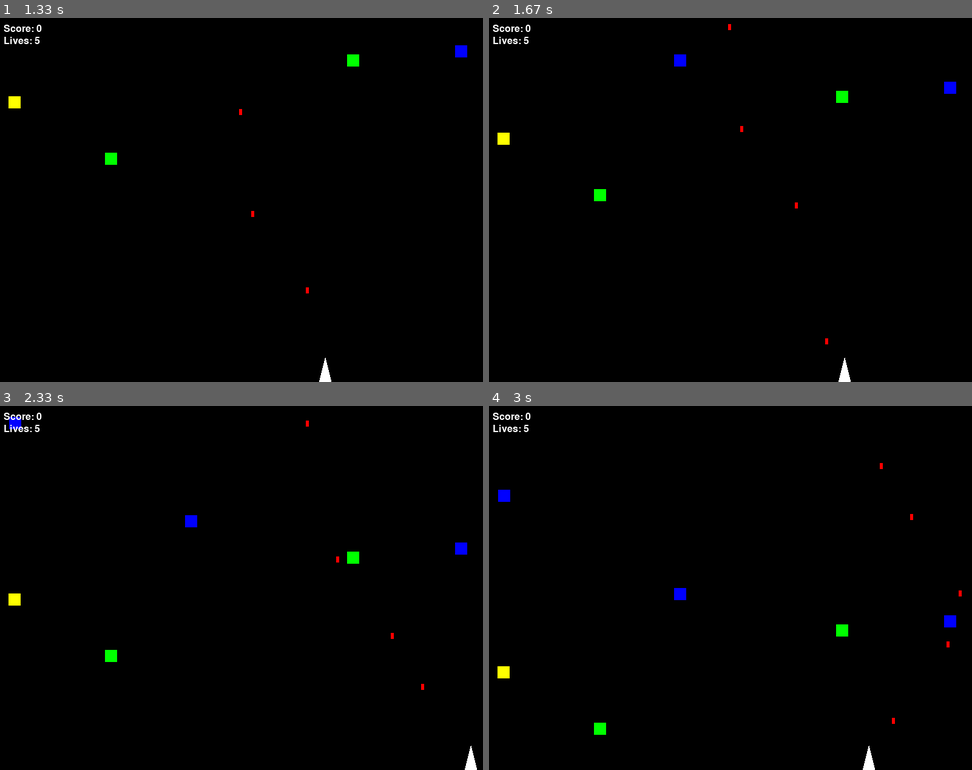
Above: before the commit, frames 1-4 (two rows, left to right).
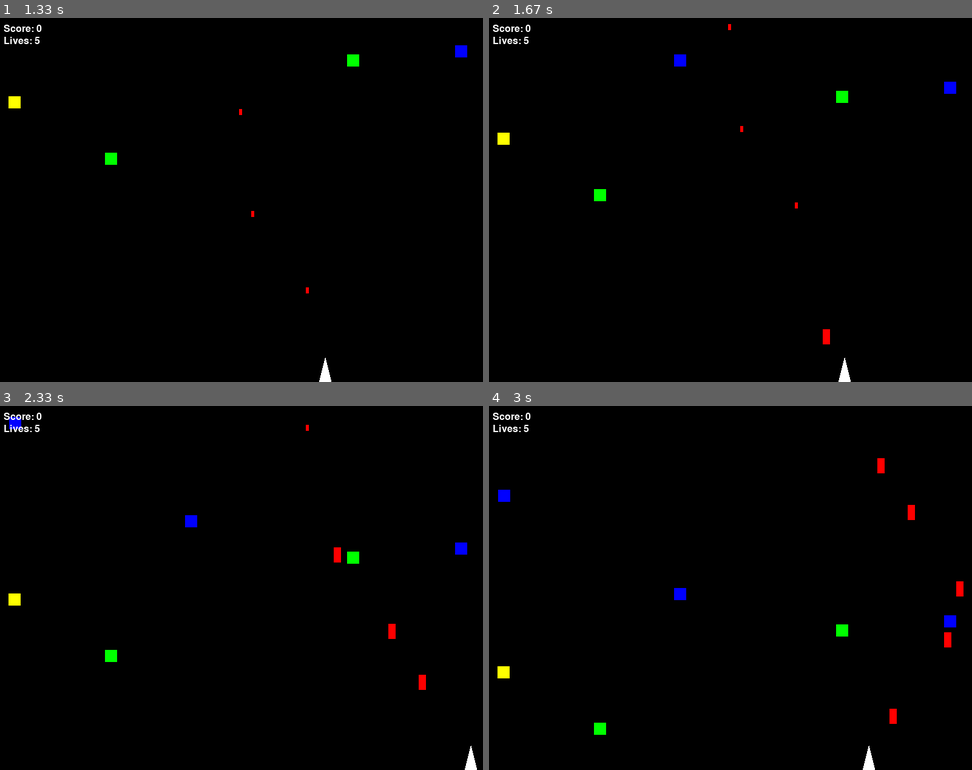
Above: after the commit, the same moments.

Repository: MatArmndo/AI_Project_12
Game: pygame game, started from Pygame/game.py
Two runs of this game, one before a commit and one after it. Both use one fixed random seed, a clock stepped at 60 frames per second and the inputs below.
Inputs:
- Up to frame 1 (1.33 s): tap Space at 0.33, 0.73, 1.03 s; hold 1 0.67-1.13 s; hold Right 0.67-1.13 s; tap 1 at 1.17 s
- Up to frame 2 (1.67 s): hold Right from 1.5 s (still down); tap Space at 1.57 s
- Up to frame 3 (2.33 s): tap Space at 1.87, 2.07 s; release Right at 1.97 s; hold Right from 2 s (still down)
- Up to frame 4 (3 s): tap Space at 2.37, 2.57, 2.87 s; release Right at 2.47 s; hold Left from 2.5 s (still down)

Frame 1 is identical in both runs. In frame 2, less than 0.1% of the frame differs, in the area x 69-71%, y 85-90%; in frame 3, 0.2%; in frame 4, 0.3%, in the area x 80-99%, y 14-88%.

Commit message:
3/4 Uprades. Only one left

Diff:
--- /dev/null
+++ b/DT/DT.Training.py
@@ -0,0 +1,47 @@
+import tensorflow as tf
+from sklearn.model_selection import train_test_split
+import json
+import numpy as np
+import matplotlib.pyplot as plt
+import sklearn.tree
+from sklearn.metrics import accuracy_score, confusion_matrix
+import seaborn as sns
+
+
+# Load and combine MNIST dataset
+
+# Load the JSON file
+with open("../TSP/all_frames.json", 'r') as file:
+    data = json.load(file)
+
+# Extract features (x) and labels (y) from the JSON data
+x = np.array([line["frame"] for line in data])
+y = np.array([int(line["label"]) for line in data])
+
+# Split the data into training and testing sets
+x_train, x_test, y_train, y_test = train_test_split(x, y, test_size=0.2, random_state=42)
+
+# Reshape the data for Decision Tree
+x_train_flat = x_train.reshape(x_train.shape[0], -1)
+x_test_flat = x_test.reshape(x_test.shape[0], -1)
+
+# Build your Decision Tree model here
+decision_tree_model = sklearn.tree.DecisionTreeClassifier(max_depth=5, min_samples_split=2)
+decision_tree_model.fit(x_train_flat, y_train)
+
+
+# Evaluate the model
+y_pred = decision_tree_model.predict(x_test_flat)
+accuracy = accuracy_score(y_test, y_pred)
+conf_matrix = confusion_matrix(y_test, y_pred)
+
+# Print accuracy
+print("Accuracy:", accuracy)
+
+# Plot Confusion Matrix
+plt.figure(figsize=(8, 6))
+sns.heatmap(conf_matrix, annot=True, fmt="d")
+plt.xlabel("Predicted")
+plt.ylabel("True")
+plt.title('Confusion Matrix for Decision Tree')
+plt.show()
--- a/Pygame/bullet.py
+++ b/Pygame/bullet.py
@@ -1,16 +1,50 @@
 import pygame
+import math
+
 
 class Bullet:
     def __init__(self, x, y, width, height, speed, color):
         self.rect = pygame.Rect(x - width // 2, y - height, width, height)
         self.speed = speed
         self.color = color
+        self.laser_active = False
+        self.remove = False  # Flag to indicate if the bullet should be removed
+        self.laser_start_time = 0
+        self.laser_duration = 300
+        self.laser_end_y = 0
 
     def move(self):
-        self.rect.y -= self.speed
+
+        if not self.laser_active:
+            self.rect.y -= self.speed
+            self.laser_active = False
+        else:
+            self.rect.y = self.laser_end_y
+            if pygame.time.get_ticks() - self.laser_start_time >= self.laser_duration:
+                self.laser_active = False
+        if self.rect.y < 0:
+            self.remove = True  # Set the flag to True if the bullet has left the screen
 
     def draw(self, screen):
-        pygame.draw.rect(screen, self.color, self.rect)
+        if not self.laser_active:
+            pygame.draw.rect(screen, self.color, self.rect)
+        else:
+            pygame.draw.line(screen, self.color,
+                             (self.rect.x + self.rect.width // 2, 0),
+                             (self.rect.x, 601), 5)
 
     def change_color(self, color):
         self.color = color
+
+    def apply_upgrade(self, upgrade_type, bullet_size_multiplier=None, bullet_speed_multiplier=None,
+                      apply_to_current=False):
+        if upgrade_type == "RED":
+            bullet_size_multiplier[self.color] = 2.5
+        elif upgrade_type == "GREEN":
+            None
+        elif upgrade_type == "BLUE" and apply_to_current:
+            self.laser_active = True
+            self.laser_start_time = pygame.time.get_ticks()  # Start tracking laser activation time
+        elif upgrade_type == "YELLOW":
+            bullet_speed_multiplier[self.color] = 5
+        print(self.laser_active)
--- a/Pygame/game.py
+++ b/Pygame/game.py
@@ -1,9 +1,10 @@
 import pygame
 import sys
 import random
+
 from player import Player
+from enemy import Enemy
 from bullet import Bullet
-from enemy import Enemy
 
 # Set up the screen dimensions
 WIDTH, HEIGHT = 800, 600
@@ -18,14 +19,26 @@
 BLUE = (0, 0, 255)
 YELLOW = (255, 255, 0)
 
+# Bullet variables
+bullet_width = 5
+bullet_height = 10
+bullet_speed = 7
+key_press_count = {pygame.K_1: 0, pygame.K_2: 0, pygame.K_3: 0, pygame.K_4: 0}  # Track key presses
+power_up_activated = {RED: False, GREEN: False, BLUE: False,
+                      YELLOW: False}  # Define boolean variables to track whether each power-up has been activated
+bullet_size_multiplier = {RED: 1, GREEN: 1, BLUE: 1, YELLOW: 1}  # Multipliers for bullet sizes
+bullet_speed_multiplier = {RED: 1, GREEN: 1, BLUE: 1, YELLOW: 1}  # Multipliers for bullet speed
+
 # Initialize Pygame
 pygame.init()
+
 
 # Function to create enemies
 def create_enemy(enemies, screen_width):
     if random.randint(1, 100) < 5:
         enemy_color = random.choice([RED, GREEN, BLUE, YELLOW])
         enemies.append(Enemy(20, 20, 3, enemy_color, screen_width))
+
 
 # Main game loop
 def main():
@@ -44,11 +57,37 @@
                 running = False
 
             if event.type == pygame.KEYDOWN:
+                bullet_color = [RED, GREEN, BLUE, YELLOW][current_bullet_color_index]
+                bullet_width_scaled = bullet_width * bullet_size_multiplier[bullet_color]
+                bullet_height_scaled = bullet_height * bullet_size_multiplier[bullet_color]
+                bullet_speed_scaled = bullet_speed * bullet_speed_multiplier[bullet_color]
+
                 if event.key == pygame.K_SPACE and player.lives > 0:
-                    bullet_color = [RED, GREEN, BLUE, YELLOW][current_bullet_color_index]
-                    bullets.append(Bullet(player.x, player.y, 5, 10, 7, bullet_color))
+                    bullets.append((Bullet(player.x, player.y, bullet_width_scaled, bullet_height_scaled,
+                                           bullet_speed_scaled, bullet_color)))
                 elif pygame.K_1 <= event.key <= pygame.K_4:
+                    key_press_count[event.key] += 1  # Increment key press count
                     current_bullet_color_index = event.key - pygame.K_1
+                    if key_press_count[event.key] == 2:
+                        upgrade_type = None
+                        if bullet_color == RED:
+                            upgrade_type = "RED"
+                        elif bullet_color == YELLOW:
+                            upgrade_type = "YELLOW"
+                        elif bullet_color == BLUE:
+                            upgrade_type = "BLUE"
+                            bullet.apply_upgrade(upgrade_type, apply_to_current = True)
+                        for bullet in bullets:
+                            bullet.apply_upgrade(upgrade_type, bullet_size_multiplier, bullet_speed_multiplier, apply_to_current = False)
+                    else:
+                        # Reset bullet size multiplier to 1
+                        for color in bullet_size_multiplier:
+                            bullet_size_multiplier[color] = 1
+                        for color in bullet_speed_multiplier:
+                            bullet_speed_multiplier[color] = 1
+                    if key_press_count[event.key] > 2:
+                        key_press_count[event.key] = 0  # Reset key press count
+
 
         keys = pygame.key.get_pressed()
         player.move(keys, WIDTH)
@@ -60,6 +99,8 @@
             for bullet in bullets:
                 bullet.move()
                 bullet.draw(screen)
+                if bullet.remove:
+                    bullets.remove(bullet)
 
             for enemy in enemies:
                 enemy.move()
@@ -71,7 +112,8 @@
             for bullet in bullets:
                 for enemy in enemies:
                     if bullet.rect.colliderect(enemy.rect) and bullet.color == enemy.color:
-                        bullets.remove(bullet)
+                        if bullet in bullets:
+                            bullets.remove(bullet)
                         enemies.remove(enemy)
                         score += 1  # Increment score when an enemy is destroyed
 
@@ -80,6 +122,7 @@
                 if player.rect.colliderect(enemy.rect):
                     player.lives -= 1
                     enemies.remove(enemy)
+
 
             # Draw score and player lives
             font = pygame.font.Font(None, 24)
@@ -90,7 +133,8 @@
 
             if player.lives == 0:
                 game_over_text = font.render("Game Over", True, WHITE)
-                screen.blit(game_over_text, (WIDTH // 2 - game_over_text.get_width() // 2, HEIGHT // 2 - game_over_text.get_height() // 2))
+                screen.blit(game_over_text, (
+                WIDTH // 2 - game_over_text.get_width() // 2, HEIGHT // 2 - game_over_text.get_height() // 2))
                 game_over = True
                 game_over_time = pygame.time.get_ticks()
 
@@ -104,5 +148,55 @@
     pygame.quit()
     sys.exit()
 
+
 if __name__ == "__main__":
     main()
+import pygame
+import math
+class Bullet:
+    def __init__(self, x, y, width, height, speed, color):
+        self.rect = pygame.Rect(x - width // 2, y - height, width, height)
+        self.speed = speed
+        self.color = color
+        self.laser_active = False
+        self.remove = False  # Flag to indicate if the bullet should be removed
+        self.upgrade_applied = False  # Flag to indicate if the upgrade has been applied to this bullet
+        self.laser_start_time = 0
+        self.laser_duration = 300
+        self.laser_end_y = 0
+
+
+    def move(self):
+
+        if not self.laser_active:
+            self.rect.y -= self.speed
+            self.laser_active = False
+        else:
+            self.rect.y = self.laser_end_y
+            if pygame.time.get_ticks() - self.laser_start_time >= self.laser_duration:
+                self.laser_active = False
+        if self.rect.y < 0:
+            self.remove = True  # Set the flag to True if the bullet has left the screen
+    def draw(self, screen):
+        if not self.laser_active:
+            pygame.draw.rect(screen, self.color, self.rect)
+        else:
+            pygame.draw.line(screen, self.color,
+                             (self.rect.x + self.rect.width // 2 , 0),
+                             (self.rect.x, 601), 5)
+
+
+    def change_color(self, color):
+        self.color = color
+    def apply_upgrade(self, upgrade_type, bullet_size_multiplier=None, bullet_speed_multiplier=None, apply_to_current=False):
+        if upgrade_type == "RED":
+            bullet_size_multiplier[self.color] = 2.5
+        elif upgrade_type == "GREEN":
+            None
+        elif upgrade_type == "BLUE" and not self.upgrade_applied and apply_to_current:
+            self.laser_active = True
+            self.upgrade_applied = True
+            self.laser_start_time = pygame.time.get_ticks()  # Start tracking laser activation time
+        elif upgrade_type == "YELLOW":
+            bullet_speed_multiplier[self.color] = 5
+        print(self.laser_active)
--- a/Pygame/main.py
+++ b/Pygame/main.py
@@ -1,7 +1,7 @@
 import pygame
 import sys
 import random
-
+import math
 # Initialize Pygame
 pygame.init()
 
@@ -32,6 +32,17 @@
 bullets = []
 bullet_color_options = [RED, GREEN, BLUE, YELLOW]
 current_bullet_color_index = 0  # Index to track the current bullet color
+bullet_size_multiplier = {RED: 1, GREEN: 1, BLUE: 1, YELLOW: 1}  # Multipliers for bullet sizes
+bullet_speed_multiplier = {RED: 1, GREEN: 1, BLUE: 1, YELLOW: 1} # Multipliers for bullet speed
+
+key_press_count = {pygame.K_1: 0, pygame.K_2: 0, pygame.K_3: 0, pygame.K_4: 0}  # Track key presses
+# Define boolean variables to track whether each power-up has been activated
+power_up_activated = {RED: False, GREEN: False, BLUE: False, YELLOW: False}
+
+# Duration and activation flag for the blue laser beam
+blue_laser_duration = 0  # duration counter for blue laser beam
+blue_laser_active = False  # flag to track if blue laser is active
+
 
 # Enemy properties
 enemy_size = 20
@@ -50,7 +61,6 @@
 # Main game loop
 running = True
 while running:
-    # Event handling
     for event in pygame.event.get():
         if event.type == pygame.QUIT:
             running = False
@@ -58,11 +68,49 @@
         # Player shooting
         if event.type == pygame.KEYDOWN and event.key == pygame.K_SPACE and player_lives > 0:
             bullet_color = bullet_color_options[current_bullet_color_index]
-            bullets.append((pygame.Rect(player_x - bullet_width // 2, player_y - player_size, bullet_width, bullet_height), bullet_color))
+            # Calculate scaled width and height based on the current size multiplier
+
+            bullet_width_scaled = bullet_width * bullet_size_multiplier[bullet_color]
+            bullet_height_scaled = bullet_height * bullet_size_multiplier[bullet_color]
+
+            bullets.append((
+                           pygame.Rect(player_x - bullet_width_scaled // 2, player_y - player_size, bullet_width_scaled,
+                                       bullet_height_scaled), bullet_color))
 
         # Change bullet color
         if event.type == pygame.KEYDOWN and pygame.K_1 <= event.key <= pygame.K_4:
             current_bullet_color_index = event.key - pygame.K_1  # Update bullet color index based on key pressed
+            key_press_count[event.key] += 1  # Increment key press count
+            if bullets is not None:
+                if key_press_count[event.key] == 2 and bullet_color == RED:  # Check if the key has been pressed twice
+                    bullet_size_multiplier[bullet_color] *= 4  # quadruple the bullet size multiplier for the corresponding color
+
+                elif key_press_count[event.key] == 2 and bullet_color == GREEN: # Make an area of effect attack
+                    bullet_speed_multiplier[bullet_color] *= 1.5
+                    for angle in range(-30, 31, 30):  # Create three bullets with slight variations in trajectory
+                        radians = math.radians(angle)
+                        vx = bullet_speed * bullet_speed_multiplier[bullet_color] * math.sin(radians)
+                        vy = -bullet_speed * bullet_speed_multiplier[bullet_color] * math.cos(radians)
+                        bullets.append((
+                            pygame.Rect(player_x - bullet_width_scaled // 2, player_y - player_size, bullet_width_scaled,
+                                        bullet_height_scaled), bullet_color, vx, vy))
+                elif key_press_count[event.key] == 2 and bullet_color == BLUE:
+                    if not power_up_activated[BLUE]:
+                        blue_laser_duration = 100  # Set duration to 100 frames
+                        blue_laser_active = True
+                    power_up_activated[BLUE] = True
+
+                elif key_press_count[event.key] == 2 and bullet_color == YELLOW:
+                    bullet_speed_multiplier[bullet_color] *= 3
+                else:
+                    bullet_color = bullet_color_options[current_bullet_color_index]
+                    bullet_size_multiplier[bullet_color] = 1
+                    bullet_speed_multiplier[bullet_color] = 1
+                if key_press_count[event.key] > 2:
+                    key_press_count[event.key] = 0
+
+    print(key_press_count)
+
 
     # Get the state of all keyboard keys
     keys = pygame.key.get_pressed()
@@ -79,7 +127,7 @@
 
     # Update bullet positions
     for bullet in bullets:
-        bullet[0].y -= bullet_speed
+        bullet[0].y -= bullet_speed * bullet_speed_multiplier[bullet_color]
 
     # Remove bullets that have left the screen
     bullets = [bullet for bullet in bullets if bullet[0].y > 0]
@@ -122,7 +170,17 @@
 
     # Draw bullets
     for bullet in bullets:
-        pygame.draw.rect(screen, bullet[1], bullet[0])
+        if bullet[1] == BLUE and blue_laser_active:  # Draw blue laser beam if active
+            pygame.draw.line(screen, BLUE, (player_x, 0), (player_x, HEIGHT), 5)
+        else:
+            pygame.draw.rect(screen, bullet[1], bullet[0])
+
+    # Update blue laser duration and deactivate when duration is over
+    if blue_laser_active:
+        blue_laser_duration -= 1
+        if blue_laser_duration <= 0:
+            blue_laser_active = False
+            power_up_activated[BLUE] = False
 
     # Draw enemies
     for enemy in enemies:
--- /dev/null
+++ b/Pygame/upgrade.py
@@ -0,0 +1,41 @@
+import pygame
+class upgrade(pygame.sprite.Sprite):
+    def __init__(self, color, x, y):
+        super().__init__()
+        self.color = color
+        self.image = pygame.Surface((20, 20))  # Power-up sprite size
+        self.image.fill(color)
+        self.rect = self.image.get_rect(center=(x, y))
+        self.speed_boost = 0
+        self.multi_shot = False
+        self.penetration = False
+        self.size_increase = 1  # Default size increase factor
+        # Add more attributes as needed for other power-up types
+    def activate(self,player):
+        if self.speed_boost > 0:
+            self.activate_speed_boost(player)
+        if self.multi_shot:
+            self.activate_multi_shot(player)
+        if self.penetration:
+            self.activate_penetration(player)
+        self.increase_bullet_size(player)
+
+    def activate_speed_boost(self, player):
+        # Stub method for applying speed boost
+        pass
+
+    def activate_multi_shot(self, player):
+        # Stub method for activating multi-shot ability
+        pass
+
+    def activate_penetration(self, player):
+        # Stub method for activating penetration ability
+        pass
+
+    def increase_bullet_size(self, player):
+        # Stub method for increasing bullet size
+        pass
+
+    def update(self):
+        # You can add movement logic here if power-ups move on the screen
+        pass
Renamed: CNN.py -> CNN/CNN.py
Renamed: CNN_v2.py -> CNN/CNN_v2.py
